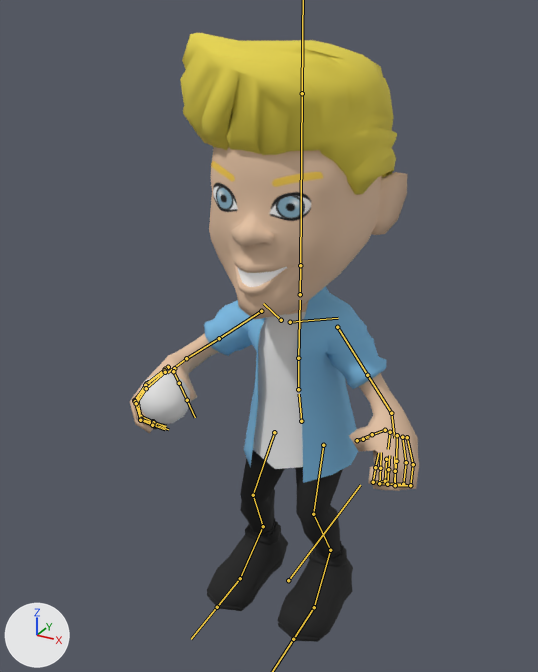
Two versions of the FBX model Assets/Models/cody_anim.fbx, one commit apart.
The view is the same before and after, from a 50 mm lens placed at (2.12, -4.18, 4.19), pointed at (-0.18, 0.0, 2.1). Lighting does not change. The marker at lower left points along +X, +Y and +Z. Both versions are drawn at frame 338 of the action 'rig|CodyEinstein'; the numbers are the values there. The bones that bend it are drawn over the model as lines.

Objects in the first picture: 'Cody', 'Cody hair', 'microphone'.
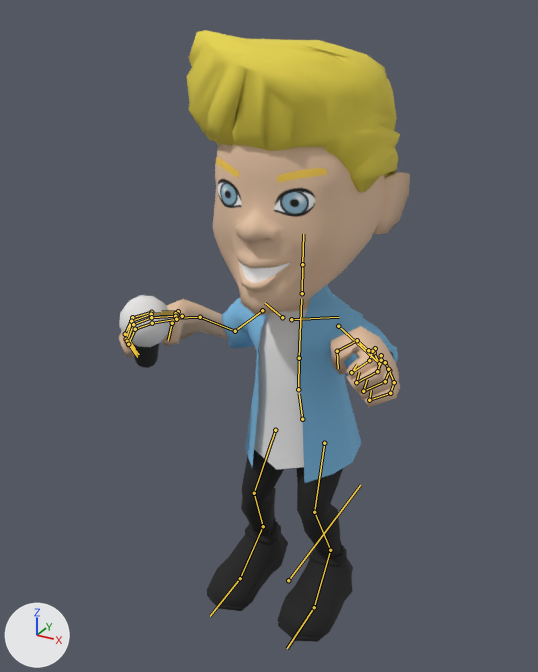
What differs and where, as boxes (x1, y1, x2, y2) in the pictures (538 x 672 px):
'Cody', posed
    before: (130, 147, 419, 642)
    after: (119, 143, 410, 642)
'Cody hair', posed
    before: (180, 33, 397, 195)
    after: (186, 30, 400, 192)
'microphone', posed (30% taller)
    before: (139, 373, 190, 429)
    after: (119, 295, 171, 368)
bone 'ORG-hips', root to tip
    before: (301, 421) to (299, 394)
    after: (302, 419) to (299, 393)
bone 'ORG-spine', root to tip
    before: (298, 389) to (298, 358)
    after: (298, 389) to (299, 358)
bone 'ORG-chest', root to tip
    before: (298, 358) to (300, 300)
    after: (299, 358) to (301, 299)
bone 'ORG-neck', root to tip
    before: (300, 294) to (300, 265)
    after: (302, 293) to (302, 264)
bone 'ORG-head', root to tip
    before: (300, 265) to (302, 93)
    after: (302, 264) to (303, 234)
bone 'ORG-upper_arm.L', root to tip
    before: (337, 327) to (367, 375)
    after: (338, 326) to (379, 363)
bone 'ORG-forearm.L', root to tip
    before: (367, 375) to (391, 413)
    after: (379, 363) to (374, 352)
bone 'ORG-hand.L', root to tip
    before: (391, 413) to (394, 438)
    after: (374, 352) to (377, 359)
bone 'ORG-upper_arm.R', root to tip
    before: (261, 311) to (219, 338)
    after: (262, 310) to (235, 331)
bone 'ORG-forearm.R', root to tip
    before: (219, 338) to (186, 358)
    after: (235, 331) to (200, 317)
bone 'ORG-hand.R', root to tip
    before: (186, 358) to (167, 373)
    after: (200, 317) to (175, 318)
bone 'ORG-thigh.L', root to tip
    before: (323, 445) to (313, 514)
    after: (324, 443) to (314, 512)
bone 'ORG-thigh.R', root to tip
    before: (274, 432) to (253, 495)
    after: (275, 430) to (254, 493)

The edits, one by one:
Bone 'ORG-hips' (bone_org_hips) moves from (0.001, -0.115, 0.007) to (-0.004, -0.114, -0.013).
Bone 'ORG-hips' (bone_org_hips) turns from (2, 2, 0) to (6, 2, -1) degrees about its own x, y and z.
Bone 'ORG-spine' (bone_org_spine) turns from (-1, -1, 0) to (-5, -1, 0) degrees about its own x, y and z.
Bone 'ORG-chest' (bone_org_chest) turns from (-1, -1, 0) to (-5, -1, 0) degrees about its own x, y and z.
Bone 'ORG-neck' (bone_org_neck) turns from (0, 0, 0) to (1, 0, 0) degrees about its own x, y and z.
Bone 'ORG-head' (bone_org_head) turns from (0, 0, 0) to (1, 0, 0) degrees about its own x, y and z.
Bone 'ORG-upper_arm.L' (bone_org_upper_arm_l) turns from (9, -4, -50) to (15, -39, -37) degrees about its own x, y and z.
Bone 'ORG-forearm.L' (bone_org_forearm_l) turns from (-1, 0, 0) to (92, 0, 0) degrees about its own x, y and z.
Bone 'ORG-hand.L' (bone_org_hand_l) turns from (18, 7, 42) to (14, -2, -32) degrees about its own x, y and z.
Bone 'ORG-upper_arm.R' (bone_org_upper_arm_r) turns from (26, 20, 45) to (-15, 52, 29) degrees about its own x, y and z.
Bone 'ORG-forearm.R' (bone_org_forearm_r) turns from (-1, 0, 0) to (88, 0, 0) degrees about its own x, y and z.
Bone 'ORG-hand.R' (bone_org_hand_r) turns from (28, -5, -38) to (17, -18, 22) degrees about its own x, y and z.
Bone 'ORG-thigh.L' (bone_org_thigh_l) turns from (-30, 1, 0) to (-36, 1, -1) degrees about its own x, y and z.
Bone 'ORG-foot.L' (bone_org_foot_l) turns from (-23, 1, 2) to (-21, 1, 2) degrees about its own x, y and z.
Bone 'ORG-thigh.R' (bone_org_thigh_r) turns from (-30, 2, 1) to (-34, 3, 0) degrees about its own x, y and z.
